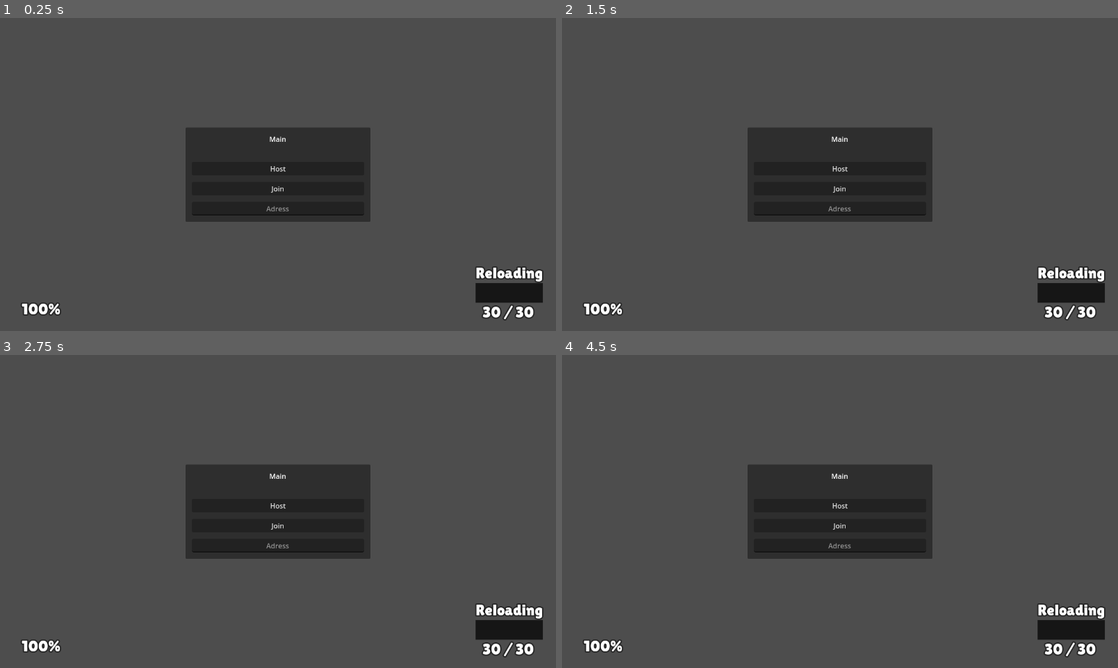
Above: before the commit, frames 1-4 (two rows, left to right).
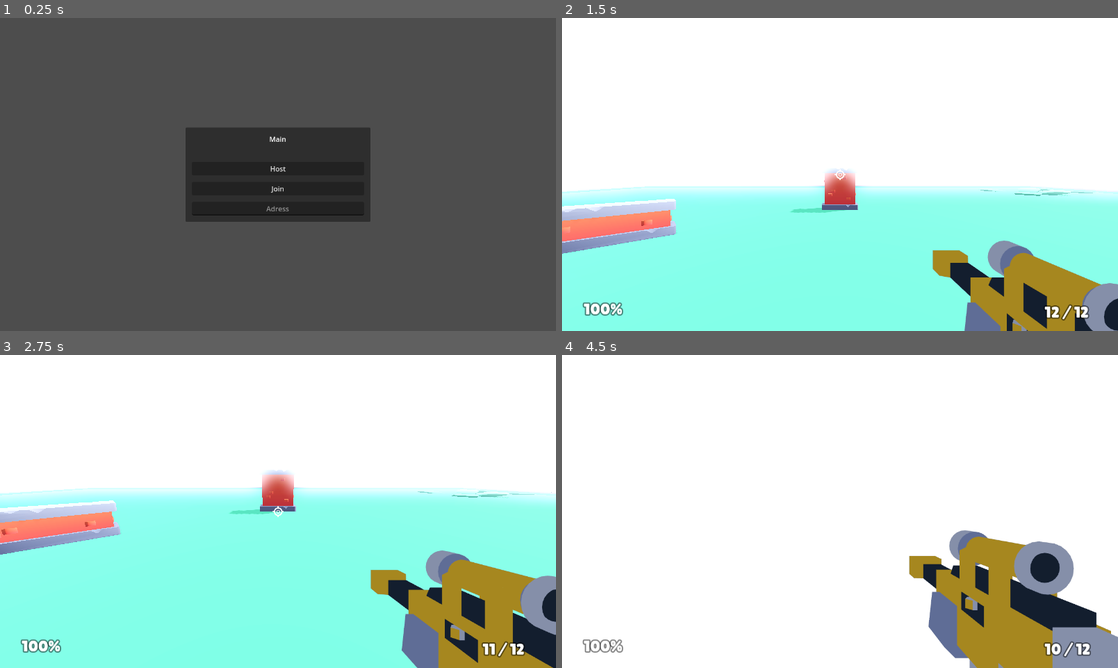
Above: after the commit, the same moments.

Repository: maidangkhanh/Blasher
Game: Godot game, scene res://scenes/main.tscn
The game is run twice, just before and just after one commit, with the same random seed, the same clock (stepped at 60 frames per second) and the same inputs.
Inputs (mouse positions are in pixels of both pictures, inside the frame that each line leads up to):
- Up to frame 1 (0.25 s): no input
- Up to frame 2 (1.5 s): click (840, 208) at 0.52 s; type "12" at 0.6 s; click "Host" at 1.25 s
- Up to frame 3 (2.75 s): click (278, 524) at 2 s, where only the run before the commit has a clickable "Join"
- Up to frame 4 (4.5 s): tap Enter at 2.75 s; move the mouse to (962, 495) at 2.77 s; hold D (move_right) 2.78-3.53 s; hold Shift (run, bound only after the commit) 2.78-3.53 s; tap Tab (scoreboard) at 2.85, 3.8 s; tap Space (jump) at 3.02, 3.77 s; move the mouse to (728, 527) at 3.52 s; hold S (move_back) 3.53-4.28 s; tap Shift (run, bound only after the commit) at 3.6 s; move the mouse to (895, 442) at 4.27 s; hold D (move_right) from 4.28 s (still down); hold Shift (run, bound only after the commit) from 4.28 s (still down); click (895, 442) at 4.35 s

The runs differ from the first frame. In frame 1, 1.6% of the frame differs, in the area x 3-98%, y 79-97%; in frame 2, 100%, in the area x 0-100%, y 0-100%; in frame 3, 99%; in frame 4, 99%.

Commit message:
fix multiplayer ammo bug

Diff:
--- a/Starter-Kit-FPS-44334edba0bd0d6efa00fbe5c6fe5b5813655302/objects/player.gd
+++ b/Starter-Kit-FPS-44334edba0bd0d6efa00fbe5c6fe5b5813655302/objects/player.gd
@@ -4,6 +4,7 @@
 
 @export_subgroup("Properties")
 @export var movement_speed = 5
+@export var running_speed = 10
 @export var jump_strength = 7
 
 @export_subgroup("Weapons")
@@ -60,7 +61,7 @@
 	set_multiplayer_authority(str(name).to_int())
 	for w in weapons:
 		w.setup()
-
+	weapon = weapons[0]
 
 # Functions
 func _ready():
@@ -73,7 +74,6 @@
 	crosshair = get_tree().root.get_node("Main/CanvasLayer/HUD/Crosshair")
 	initiate_change_weapon(weapon_index)
 	change_weapon_visual.rpc(weapon_index)
-
 
 func _physics_process(delta):
 	if not is_multiplayer_authority(): return
@@ -117,6 +117,9 @@
 
 	previously_floored = is_on_floor()
 
+	if(weapon != null):
+		# Accuracy recovery
+		weapon.accuracy_loss = lerp(weapon.accuracy_loss, 0.0, delta * weapon.accuracy_recovery_rate)
 
 # Mouse movement
 func _input(event):
@@ -129,6 +132,7 @@
 
 
 func handle_controls(_delta):
+	if not is_multiplayer_authority(): return
 	# Mouse capture
 	if Input.is_action_just_pressed("mouse_capture"):
 		Input.mouse_mode = Input.MOUSE_MODE_CAPTURED
@@ -146,6 +150,9 @@
 
 	movement_velocity = input.normalized() * movement_speed
 
+	if Input.is_action_pressed("run"):
+		movement_velocity = movement_velocity * running_speed/ movement_speed
+
 	# Reloading
 	action_reload()
 
@@ -168,23 +175,16 @@
 	# Weapon switching
 	action_weapon_toggle()
 
-
 # Handle gravity
 func handle_gravity(delta):
-
 	gravity += 20 * delta
-
 	if gravity > 0 and is_on_floor():
-
 		jump_single = true
 		gravity = 0
 
-
 # Jumping
 func action_jump():
-
 	gravity = -jump_strength
-
 	jump_single = false;
 	jump_double = true;
 
@@ -209,20 +209,15 @@
 		camera.rotation.x += randf_range(0.03, 0.05) * weapon.recoil_rate # Knockback of camera vertically
 		rotate_y(randf_range(-0.0075, 0.0075) * weapon.recoil_rate)  # Knockback horizontally
 
-		# Set muzzle flash position, play animation
-		play_shoot_effect.rpc()
+		# Handle shoot logic and animation
+		handle_shoot.rpc()
 
 		muzzle.play("default")
-
 		muzzle.rotation_degrees.z = randf_range(-45, 45)
 		muzzle.scale = Vector3.ONE * randf_range(0.40, 0.75)
 		muzzle.position = container.position - weapon.muzzle_position
 
 		blaster_cooldown.start(weapon.cooldown)
-
-		# Shoot the weapon, amount based on shot count
-		weapon.shoot()
-		ammo_update()
 
 
 # Toggle between available weapons (listed in 'weapons')
@@ -349,18 +344,20 @@
 
 # show muzzle flash, hit impact
 @rpc("call_local")
-func play_shoot_effect():
+func handle_shoot():
+	if not is_multiplayer_authority(): return
 	muzzle_flash.play("default")
 
 	muzzle_flash.rotation_degrees.z = randf_range(-45, 45)
 	muzzle_flash.scale = Vector3.ONE * randf_range(0.40, 0.75)
 	muzzle_flash.position = visual.position - weapons[weapon_index].muzzle_position * 0.3
 
-
-	for n in weapons[weapon_index].shot_count:
-
-		raycast.target_position.x = randf_range(-weapons[weapon_index].spread, weapons[weapon_index].spread)
-		raycast.target_position.y = randf_range(-weapons[weapon_index].spread, weapons[weapon_index].spread)
+	var w = weapons[weapon_index]
+
+	for n in w.shot_count:
+		var spread = w.spread + w.accuracy_loss
+		raycast.target_position.x = randf_range(-spread, spread)
+		raycast.target_position.y = randf_range(-spread, spread)
 
 		raycast.force_raycast_update()
 
@@ -370,7 +367,7 @@
 
 		# Hitting an enemy
 		if collider.has_method("damage"):
-			collider.damage.rpc(weapons[weapon_index].damage)
+			collider.damage.rpc(w.damage)
 			if collider.is_death():
 				kill_count+=1
 				killed.emit(kill_count)
@@ -387,6 +384,10 @@
 		impact_instance.position = raycast.get_collision_point() + (raycast.get_collision_normal() / 10)
 		impact_instance.look_at(camera.global_transform.origin, Vector3.UP, true)
 
+	# Update ammo
+	w.shoot()
+	ammo_update()
+
 
 func is_death()->bool:
 	return health <= 0
--- a/Starter-Kit-FPS-44334edba0bd0d6efa00fbe5c6fe5b5813655302/objects/player.tscn
+++ b/Starter-Kit-FPS-44334edba0bd0d6efa00fbe5c6fe5b5813655302/objects/player.tscn
@@ -1,8 +1,9 @@
-[gd_scene load_steps=12 format=3 uid="uid://dl2ed4gkybggf"]
+[gd_scene load_steps=13 format=3 uid="uid://dl2ed4gkybggf"]
 
-[ext_resource type="Script" path="res://objects/player.gd" id="1_ffboj"]
+[ext_resource type="Script" uid="uid://csj4dvgdcustu" path="res://objects/player.gd" id="1_ffboj"]
 [ext_resource type="Resource" uid="uid://cu2gtxlcmbb34" path="res://weapons/blaster-repeater.tres" id="2_6epbw"]
 [ext_resource type="Texture2D" uid="uid://8ggihh27mlrr" path="res://sprites/blob_shadow.png" id="2_b0fo8"]
+[ext_resource type="Script" uid="uid://bbnqfvgpfo4ax" path="res://scripts/weapon.gd" id="2_i8sra"]
 [ext_resource type="Resource" uid="uid://c56y8pqoyk15f" path="res://weapons/blaster.tres" id="3_kr4p8"]
 [ext_resource type="SpriteFrames" uid="uid://c5tbdyl617bte" path="res://sprites/burst_animation.tres" id="4_m6ukc"]
 [ext_resource type="Resource" uid="uid://0gaufq00dk30" path="res://weapons/blaster-sniper.tres" id="4_tkc51"]
@@ -16,26 +17,22 @@
 [sub_resource type="SceneReplicationConfig" id="SceneReplicationConfig_3ocir"]
 properties/0/path = NodePath(".:rotation")
 properties/0/spawn = true
-properties/0/sync = true
-properties/0/watch = false
+properties/0/replication_mode = 1
 properties/1/path = NodePath(".:position")
 properties/1/spawn = true
-properties/1/sync = true
-properties/1/watch = false
+properties/1/replication_mode = 1
 properties/2/path = NodePath("Head/Camera:rotation")
 properties/2/spawn = true
-properties/2/sync = true
-properties/2/watch = false
+properties/2/replication_mode = 1
 properties/3/path = NodePath(".:weapon_index")
 properties/3/spawn = true
-properties/3/sync = true
-properties/3/watch = false
+properties/3/replication_mode = 1
 
 [node name="Player" type="CharacterBody3D"]
 transform = Transform3D(1, 0, 0, 0, 1, 0, 0, 0, 1, 0, 0.5, 0)
 collision_layer = 2
 script = ExtResource("1_ffboj")
-weapons = Array[Resource("res://scripts/weapon.gd")]([ExtResource("4_tkc51"), ExtResource("5_awd03"), ExtResource("2_6epbw"), ExtResource("3_kr4p8")])
+weapons = Array[ExtResource("2_i8sra")]([ExtResource("4_tkc51"), ExtResource("5_awd03"), ExtResource("2_6epbw"), ExtResource("3_kr4p8")])
 
 [node name="Mesh" type="MeshInstance3D" parent="."]
 transform = Transform3D(1, 0, 0, 0, 1, 0, 0, 0, 1, 0, 0.55, 0)
--- a/Starter-Kit-FPS-44334edba0bd0d6efa00fbe5c6fe5b5813655302/project.godot
+++ b/Starter-Kit-FPS-44334edba0bd0d6efa00fbe5c6fe5b5813655302/project.godot
@@ -11,9 +11,8 @@
 [application]
 
 config/name="Blasher"
-config/tags=PackedStringArray("starterkit")
 run/main_scene="res://scenes/main.tscn"
-config/features=PackedStringArray("4.1", "Forward Plus")
+config/features=PackedStringArray("4.4", "Forward Plus")
 boot_splash/bg_color=Color(0.194349, 0.194349, 0.194349, 0.352941)
 boot_splash/image="res://blaster_icon.png"
 config/icon="res://blaster_icon.png"
@@ -27,6 +26,10 @@
 window/size/viewport_width=1280
 window/size/viewport_height=720
 
+[dotnet]
+
+project/assembly_name="Blasher"
+
 [editor]
 
 movie_writer/mjpeg_quality=1.0
@@ -36,31 +39,31 @@
 
 move_right={
 "deadzone": 0.25,
-"events": [Object(InputEventKey,"resource_local_to_scene":fa …(172 unchanged characters)… eycode":68,"key_label":0,"unicode":100,"echo":false,"script":null)
+"events": [Object(InputEventKey,"resource_local_to_scene":fa …(172 unchanged characters)… eycode":68,"key_label":0,"unicode":100,"location":0,"echo":false,"script":null)
 , Object(InputEventJoypadMotion,"resource_local_to_scene":false,"resource_name":"","device":-1,"axis":0,"axis_value":1.0,"script":null)
 ]
 }
 move_left={
 "deadzone": 0.25,
-"events": [Object(InputEventKey,"resource_local_to_scene":fa …(171 unchanged characters)… keycode":65,"key_label":0,"unicode":97,"echo":false,"script":null)
+"events": [Object(InputEventKey,"resource_local_to_scene":fa …(171 unchanged characters)… keycode":65,"key_label":0,"unicode":97,"location":0,"echo":false,"script":null)
 , Object(InputEventJoypadMotion,"resource_local_to_scene":false,"resource_name":"","device":-1,"axis":0,"axis_value":-1.0,"script":null)
 ]
 }
 move_forward={
 "deadzone": 0.25,
-"events": [Object(InputEventKey,"resource_local_to_scene":fa …(172 unchanged characters)… eycode":87,"key_label":0,"unicode":119,"echo":false,"script":null)
+"events": [Object(InputEventKey,"resource_local_to_scene":fa …(172 unchanged characters)… eycode":87,"key_label":0,"unicode":119,"location":0,"echo":false,"script":null)
 , Object(InputEventJoypadMotion,"resource_local_to_scene":false,"resource_name":"","device":-1,"axis":1,"axis_value":-1.0,"script":null)
 ]
 }
 move_back={
 "deadzone": 0.25,
-"events": [Object(InputEventKey,"resource_local_to_scene":fa …(172 unchanged characters)… eycode":83,"key_label":0,"unicode":115,"echo":false,"script":null)
+"events": [Object(InputEventKey,"resource_local_to_scene":fa …(172 unchanged characters)… eycode":83,"key_label":0,"unicode":115,"location":0,"echo":false,"script":null)
 , Object(InputEventJoypadMotion,"resource_local_to_scene":false,"resource_name":"","device":-1,"axis":1,"axis_value":1.0,"script":null)
 ]
 }
 jump={
 "deadzone": 0.5,
-"events": [Object(InputEventKey,"resource_local_to_scene":fa …(171 unchanged characters)… keycode":32,"key_label":0,"unicode":32,"echo":false,"script":null)
+"events": [Object(InputEventKey,"resource_local_to_scene":fa …(171 unchanged characters)… keycode":32,"key_label":0,"unicode":32,"location":0,"echo":false,"script":null)
 , Object(InputEventJoypadButton,"resource_local_to_scene":false,"resource_name":"","device":-1,"button_index":1,"pressure":0.0,"pressed":true,"script":null)
 ]
 }
@@ -91,7 +94,7 @@
 }
 mouse_capture_exit={
 "deadzone": 0.5,
-"events": [Object(InputEventKey,"resource_local_to_scene":fa …(175 unchanged characters)… ode":4194305,"key_label":0,"unicode":0,"echo":false,"script":null)
+"events": [Object(InputEventKey,"resource_local_to_scene":fa …(175 unchanged characters)… ode":4194305,"key_label":0,"unicode":0,"location":0,"echo":false,"script":null)
 ]
 }
 shoot={
@@ -102,7 +105,7 @@
 }
 weapon_toggle={
 "deadzone": 0.5,
-"events": [Object(InputEventKey,"resource_local_to_scene":fa …(172 unchanged characters)… eycode":69,"key_label":0,"unicode":101,"echo":false,"script":null)
+"events": [Object(InputEventKey,"resource_local_to_scene":fa …(172 unchanged characters)… eycode":69,"key_label":0,"unicode":101,"location":0,"echo":false,"script":null)
 , Object(InputEventJoypadButton,"resource_local_to_scene":false,"resource_name":"","device":-1,"button_index":10,"pressure":0.0,"pressed":true,"script":null)
 ]
 }
@@ -113,15 +116,21 @@
 }
 reload={
 "deadzone": 0.5,
-"events": [Object(InputEventKey,"resource_local_to_scene":fa …(172 unchanged characters)… eycode":82,"key_label":0,"unicode":114,"echo":false,"script":null)
+"events": [Object(InputEventKey,"resource_local_to_scene":fa …(172 unchanged characters)… eycode":82,"key_label":0,"unicode":114,"location":0,"echo":false,"script":null)
 ]
 }
 scoreboard={
 "deadzone": 0.5,
-"events": [Object(InputEventKey,"resource_local_to_scene":fa …(175 unchanged characters)… ode":4194306,"key_label":0,"unicode":0,"echo":false,"script":null)
+"events": [Object(InputEventKey,"resource_local_to_scene":fa …(175 unchanged characters)… ode":4194306,"key_label":0,"unicode":0,"location":0,"echo":false,"script":null)
+]
+}
+run={
+"deadzone": 0.5,
+"events": [Object(InputEventKey,"resource_local_to_scene":false,"resource_name":"","device":-1,"window_id":0,"alt_pressed":false,"shift_pressed":false,"ctrl_pressed":false,"meta_pressed":false,"pressed":false,"keycode":0,"physical_keycode":4194325,"key_label":0,"unicode":0,"location":0,"echo":false,"script":null)
 ]
 }
 
 [rendering]
 
+rendering_device/driver.windows="d3d12"
 anti_aliasing/quality/screen_space_aa=1
--- /dev/null
+++ b/Starter-Kit-FPS-44334edba0bd0d6efa00fbe5c6fe5b5813655302/scenes/lobby.tscn
@@ -0,0 +1,5 @@
+[gd_scene format=3 uid="uid://duo2vd4e8ah0a"]
+
+[node name="Lobby" type="Node"]
+
+[node name="CanvasLayer" type="CanvasLayer" parent="."]
--- a/Starter-Kit-FPS-44334edba0bd0d6efa00fbe5c6fe5b5813655302/scenes/main.gd
+++ b/Starter-Kit-FPS-44334edba0bd0d6efa00fbe5c6fe5b5813655302/scenes/main.gd
@@ -10,6 +10,11 @@
 const PORT = 9999
 var enet_peer = ENetMultiplayerPeer.new()
 
+signal lobby_connected()
+
+func _ready():
+	lobby_connected.connect(scoreboard.set_ip_address)
+
 func _on_host_button_pressed():
 	main_menu.hide()
 	hud.show()
@@ -21,12 +26,9 @@
 
 	add_player(multiplayer.get_unique_id())
 
-	upnp_setup()
+	#upnp_setup()
 
 func _on_join_button_pressed():
-	main_menu.hide()
-	hud.show()
-
 	var address = address_entry.get_text()
 
 	if address == "":
@@ -34,6 +36,9 @@
 
 	enet_peer.create_client(address, PORT)
 	multiplayer.multiplayer_peer = enet_peer
+
+	main_menu.hide()
+	hud.show()
 
 func add_player(peer_id):
 	var player = Player.instantiate()
@@ -70,7 +75,6 @@
 
 	print("Success! Join Address: %s" % upnp.query_external_address())
 
-
 func _on_multiplayer_spawner_spawned(node):
 	if node.is_multiplayer_authority():
 		connect_signals(node)
@@ -81,11 +85,9 @@
 				n.change_weapon_visual.rpc(n.weapon_index)
 				n.show_weapon_visual()
 
-
-
 func connect_signals(node:Player):
-		node.ammo_updated.connect(hud._on_player_ammo_updated)
-		node.reloading_start.connect(hud._on_player_reloading_start)
-		node.reloading_finish.connect(hud._on_player_reloading_finish)
-		node.reload_interupt.connect(hud._on_player_reload_interupt)
-		node.health_updated.connect(hud._on_player_health_updated)
+	node.ammo_updated.connect(hud._on_player_ammo_updated)
+	node.reloading_start.connect(hud._on_player_reloading_start)
+	node.reloading_finish.connect(hud._on_player_reloading_finish)
+	node.reload_interupt.connect(hud._on_player_reload_interupt)
+	node.health_updated.connect(hud._on_player_health_updated)
--- a/Starter-Kit-FPS-44334edba0bd0d6efa00fbe5c6fe5b5813655302/scenes/main.tscn
+++ b/Starter-Kit-FPS-44334edba0bd0d6efa00fbe5c6fe5b5813655302/scenes/main.tscn
@@ -1,10 +1,10 @@
 [gd_scene load_steps=13 format=3 uid="uid://dxvvlck8lej3f"]
 
-[ext_resource type="Script" path="res://scenes/main.gd" id="1_lohhv"]
+[ext_resource type="Script" uid="uid://dw1yrvkaxnj44" path="res://scenes/main.gd" id="1_lohhv"]
 [ext_resource type="Environment" uid="uid://jvmpkdwaeaq" path="res://scenes/main-environment.tres" id="1_q8fpv"]
-[ext_resource type="Script" path="res://scripts/hud.gd" id="2_hgkro"]
+[ext_resource type="Script" uid="uid://rjmrqwr3pmsp" path="res://scripts/hud.gd" id="2_hgkro"]
 [ext_resource type="FontFile" uid="uid://biqtga8moh7ah" path="res://fonts/lilita_one_regular.ttf" id="3_ywv7x"]
-[ext_resource type="Script" path="res://scenes/scoreboard.gd" id="4_exfh0"]
+[ext_resource type="Script" uid="uid://bkmvgqqkkbrwk" path="res://scripts/scoreboard.gd" id="4_exfh0"]
 [ext_resource type="PackedScene" uid="uid://r7rt7pth4u7o" path="res://objects/wall_low.tscn" id="6_lejwk"]
 [ext_resource type="PackedScene" uid="uid://bvx5cvigosg0s" path="res://objects/platform_large_grass.tscn" id="7_wggef"]
 [ext_resource type="PackedScene" uid="uid://c71evdjblk5wp" path="res://objects/wall_high.tscn" id="7_yyawa"]
@@ -75,6 +75,7 @@
 alignment = 1
 
 [node name="HUD" type="Control" parent="CanvasLayer"]
+visible = false
 layout_mode = 3
 anchors_preset = 15
 anchor_right = 1.0
@@ -128,6 +129,7 @@
 grow_vertical = 2
 
 [node name="ReloadingText" type="Label" parent="CanvasLayer/HUD/Gun HUD"]
+visible = false
 layout_mode = 1
 anchors_preset = 3
 anchor_left = 1.0
@@ -144,6 +146,7 @@
 label_settings = SubResource("LabelSettings_hwgvc")
 
 [node name="ReloadingBar" type="ProgressBar" parent="CanvasLayer/HUD/Gun HUD"]
+visible = false
 layout_mode = 1
 anchors_preset = 3
 anchor_left = 1.0
@@ -212,6 +215,11 @@
 size_flags_horizontal = 4
 text = "Scoreboard"
 
+[node name="IPAddress" type="Label" parent="CanvasLayer/Scoreboard/PanelContainer/MarginContainer/ScoreTable"]
+layout_mode = 2
+size_flags_horizontal = 4
+text = "127.0.0.1"
+
 [node name="ScoreLabel" type="HBoxContainer" parent="CanvasLayer/Scoreboard/PanelContainer/MarginContainer/ScoreTable"]
 layout_mode = 2
 size_flags_vertical = 0
@@ -274,7 +282,7 @@
 [node name="Players" type="Node" parent="."]
 
 [node name="MultiplayerSpawner" type="MultiplayerSpawner" parent="."]
-_spawnable_scenes = PackedStringArray("res://objects/player.tscn")
+_spawnable_scenes = PackedStringArray("uid://dl2ed4gkybggf")
 spawn_path = NodePath("../Players")
 
 [connection signal="pressed" from="CanvasLayer/MainMenu/MarginContainer/VBoxContainer/HostButton" to="." method="_on_host_button_pressed"]
--- a/Starter-Kit-FPS-44334edba0bd0d6efa00fbe5c6fe5b5813655302/scenes/scoreboard.gd
+++ b/Starter-Kit-FPS-44334edba0bd0d6efa00fbe5c6fe5b5813655302/scripts/scoreboard.gd
@@ -2,6 +2,7 @@
 
 @onready var player_score = preload("res://objects/scoreboard_item.tscn")
 @onready var score_talble = $PanelContainer/MarginContainer/ScoreTable
+@onready var ip_address = $PanelContainer/MarginContainer/ScoreTable/IPAddress
 
 func _input(event):
 	if Input.is_action_just_pressed("scoreboard"):
@@ -28,3 +29,6 @@
 	var item = get_node(NodePath(player.name))
 	item.set_player_kill(player)
 	item.set_player_death(player)
+
+func set_ip_address(ip):
+	ip_address.text = ip
--- a/Starter-Kit-FPS-44334edba0bd0d6efa00fbe5c6fe5b5813655302/scripts/weapon.gd
+++ b/Starter-Kit-FPS-44334edba0bd0d6efa00fbe5c6fe5b5813655302/scripts/weapon.gd
@@ -9,15 +9,17 @@
 
 @export_subgroup("Properties")
 @export_range(0.1, 1) var cooldown: float = 0.1 # Firerate
-@export_range(1, 20) var max_distance: int = 50 # Fire distance
+@export_range(1, 100) var max_distance: int = 50 # Fire distance
 @export_range(0, 100) var damage: float = 25 # Damage per hit
 @export_range(0, 5) var spread: float = 0 # Spread of each shot
 @export_range(1, 5) var shot_count: int = 1 # Amount of shots
-#@export_range(0, 50) var knockback: int = 20 # Amount of knockback
 @export_range(1, 5) var reload_time:float = 2 # Time to Reload
 @export_range(1, 200) var max_ammo:int = 30 # Maximum ammunitions
 @export_range(0, 1) var recoil_rate:float = 0.5 # Recoil rate, higher mean more recoil
+@export_range(0, 5) var accuracy_recovery_rate:float = 0.5 # How fast weapon recover from recoil
 var current_ammo: int
+var accuracy_loss: float
+
 
 @export_subgroup("Sounds")
 @export var sound_shoot: String # Sound path
@@ -27,9 +29,13 @@
 
 func setup():
 	current_ammo = max_ammo
+	accuracy_loss = spread
 
 func shoot():
 	current_ammo-=1
+	clamp(current_ammo, 0, max_ammo)
+	accuracy_loss += recoil_rate
+	clampf(accuracy_loss, 0, 5)
 
 func reload():
 	current_ammo = max_ammo
--- a/Starter-Kit-FPS-44334edba0bd0d6efa00fbe5c6fe5b5813655302/weapons/blaster-repeater.tres
+++ b/Starter-Kit-FPS-44334edba0bd0d6efa00fbe5c6fe5b5813655302/weapons/blaster-repeater.tres
@@ -11,12 +11,13 @@
 rotation = Vector3(0, 180, 0)
 muzzle_position = Vector3(0.1, -0.4, 1.5)
 cooldown = 0.15
-max_distance = 20
+max_distance = 100
 damage = 10.0
 spread = 0.5
 shot_count = 1
 reload_time = 2.0
 max_ammo = 30
 recoil_rate = 0.5
+accuracy_recovery_rate = 1.0
 sound_shoot = "sounds/blaster_repeater.ogg"
 crosshair = ExtResource("1_hoqei")
--- a/Starter-Kit-FPS-44334edba0bd0d6efa00fbe5c6fe5b5813655302/weapons/blaster-sniper.tres
+++ b/Starter-Kit-FPS-44334edba0bd0d6efa00fbe5c6fe5b5813655302/weapons/blaster-sniper.tres
@@ -11,12 +11,13 @@
 rotation = Vector3(0, 180, 0)
 muzzle_position = Vector3(0.1, -0.3, 2.5)
 cooldown = 0.3
-max_distance = 20
+max_distance = 100
 damage = 50.0
 spread = 0.1
 shot_count = 1
 reload_time = 2.2
 max_ammo = 12
 recoil_rate = 0.9
+accuracy_recovery_rate = 3.0
 sound_shoot = "sounds/blaster.ogg"
 crosshair = ExtResource("1_8vdal")
--- a/Starter-Kit-FPS-44334edba0bd0d6efa00fbe5c6fe5b5813655302/weapons/blaster-submachine.tres
+++ b/Starter-Kit-FPS-44334edba0bd0d6efa00fbe5c6fe5b5813655302/weapons/blaster-submachine.tres
@@ -11,12 +11,13 @@
 rotation = Vector3(0, 180, 0)
 muzzle_position = Vector3(0.1, -0.4, 1.5)
 cooldown = 0.1
-max_distance = 50
+max_distance = 100
 damage = 8.0
 spread = 2.0
 shot_count = 1
 reload_time = 1.5
 max_ammo = 20
 recoil_rate = 0.7
+accuracy_recovery_rate = 0.5
 sound_shoot = "sounds/blaster_repeater.ogg"
 crosshair = ExtResource("1_sdkkq")
--- a/Starter-Kit-FPS-44334edba0bd0d6efa00fbe5c6fe5b5813655302/weapons/blaster.tres
+++ b/Starter-Kit-FPS-44334edba0bd0d6efa00fbe5c6fe5b5813655302/weapons/blaster.tres
@@ -11,12 +11,13 @@
 rotation = Vector3(0, 180, 0)
 muzzle_position = Vector3(0.1, -0.4, 1.5)
 cooldown = 0.25
-max_distance = 10
+max_distance = 100
 damage = 25.0
-spread = 1.0
+spread = 3.0
 shot_count = 3
 reload_time = 2.0
 max_ammo = 10
-recoil_rate = 0.5
+recoil_rate = 1.0
+accuracy_recovery_rate = 1.5
 sound_shoot = "sounds/blaster.ogg"
 crosshair = ExtResource("1_2onsr")
Not shown, added: Starter-Kit-FPS-44334edba0bd0d6efa00fbe5c6fe5b5813655302/TODO.txt
Binary file added: Starter-Kit-FPS-44334edba0bd0d6efa00fbe5c6fe5b5813655302/Thumbnail.png
Not shown, added: Starter-Kit-FPS-44334edba0bd0d6efa00fbe5c6fe5b5813655302/Thumbnail.png.import
Not shown, changed: Starter-Kit-FPS-44334edba0bd0d6efa00fbe5c6fe5b5813655302/fonts/lilita_one_regular.ttf.import
Not shown, changed: Starter-Kit-FPS-44334edba0bd0d6efa00fbe5c6fe5b5813655302/models/blaster-repeater.glb.import
Not shown, changed: Starter-Kit-FPS-44334edba0bd0d6efa00fbe5c6fe5b5813655302/models/blaster-sniper.glb.import
Not shown, changed: Starter-Kit-FPS-44334edba0bd0d6efa00fbe5c6fe5b5813655302/models/blaster-submachine.glb.import
Not shown, changed: Starter-Kit-FPS-44334edba0bd0d6efa00fbe5c6fe5b5813655302/models/blaster.glb.import
Not shown, changed: Starter-Kit-FPS-44334edba0bd0d6efa00fbe5c6fe5b5813655302/models/enemy-flying.glb.import
Not shown, changed: Starter-Kit-FPS-44334edba0bd0d6efa00fbe5c6fe5b5813655302/models/grass-small.glb.import
Not shown, changed: Starter-Kit-FPS-44334edba0bd0d6efa00fbe5c6fe5b5813655302/models/grass.glb.import
Not shown, changed: Starter-Kit-FPS-44334edba0bd0d6efa00fbe5c6fe5b5813655302/models/platform-large-grass.glb.import
(and 22 more such lines)
